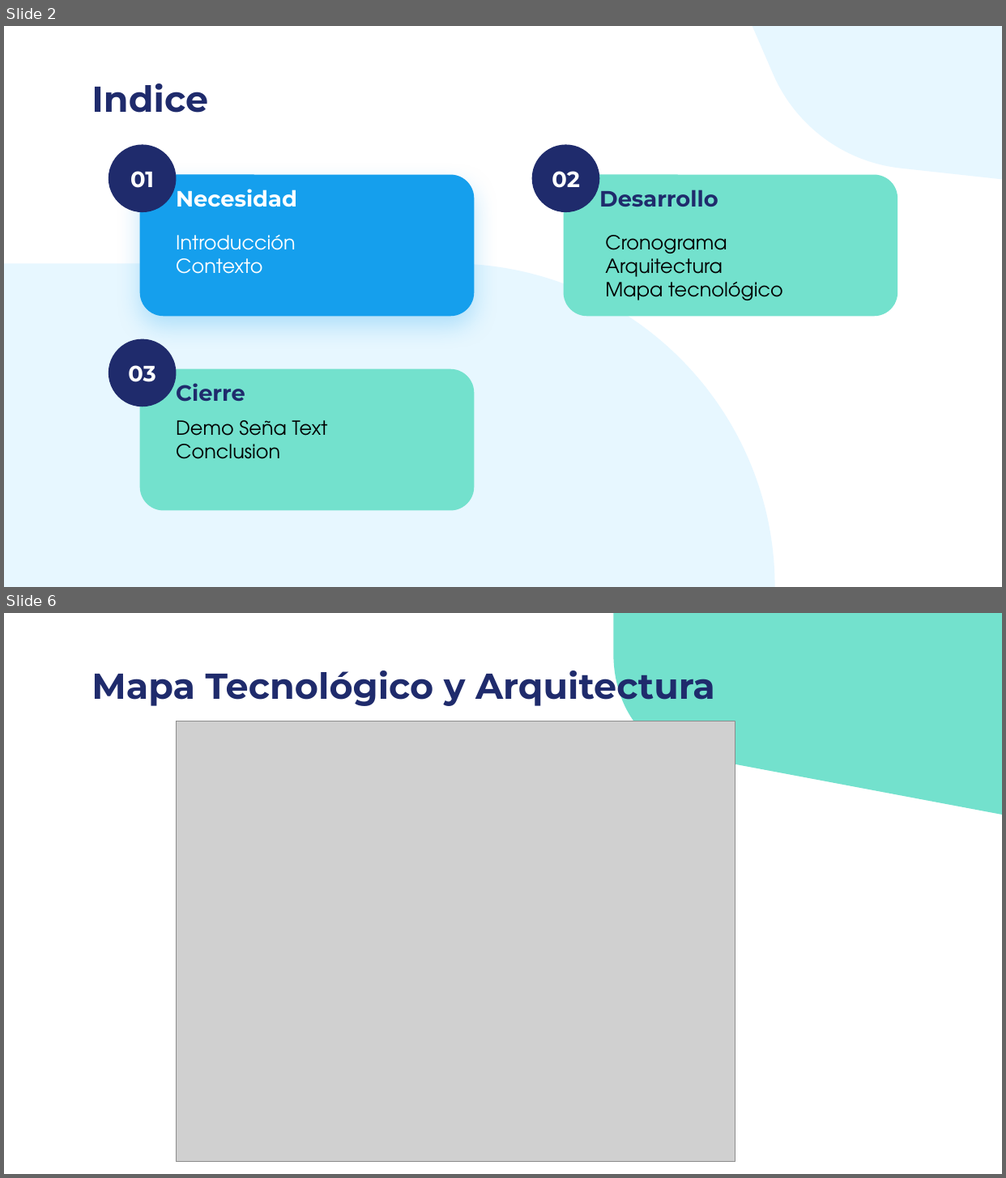
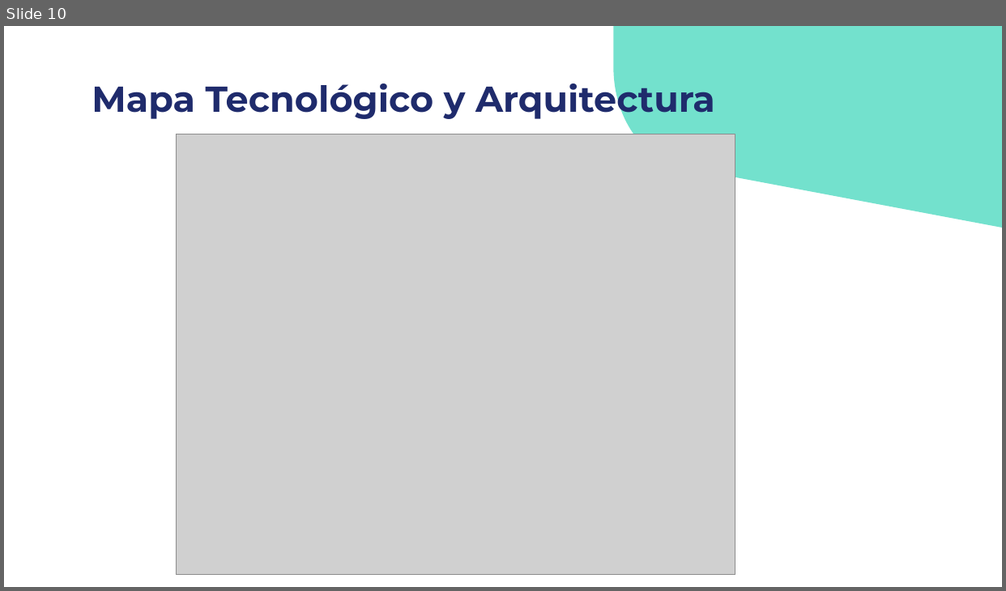
Before and after one commit to mtynnn/senatext, a slide deck: Fase 2/Evidencias Proyecto/Gestion_proyecto/Presentación Proyecto.pptx. Shown one above the other, each under a label of ours: slides 2 and 6 before the commit, slide 10 after it; the slides between them are not shown. The pictures are 1006x1178 and 1006x591 pixels, drawn with LibreOffice and Linux fonts; fonts in the diff are those of the drawing; grey boxes stand for pictures. Boxes give left, top, right and bottom in pixels: in the first picture for what was removed or moved away, otherwise in the second. Text is boxed around its words. In the diff, an @@ line names an element or a change of style, - is before the commit and + after.

```diff
--- a/Fase 2/Evidencias Proyecto/Gestion_proyecto/Presentación Proyecto.pptx
+++ b/Fase 2/Evidencias Proyecto/Gestion_proyecto/Presentación Proyecto.pptx
@@ slide 2 removed at (4, 26, 1002, 587), background #FFFFFF @@
@@ freeform shape removed at (752, 26, 1002, 180) @@
@@ title removed at (91, 84, 208, 113) @@
-Indice
@@ ellipse removed at (108, 145, 177, 212) @@
@@ ellipse removed at (532, 145, 600, 212) @@
@@ title removed at (130, 171, 154, 188) @@
-01
@@ title removed at (552, 171, 580, 188) @@
-02
@@ rounded rectangle removed at (140, 175, 474, 317) @@
@@ subtitle removed at (176, 189, 297, 207) @@
-Necesidad
@@ rounded rectangle removed at (564, 175, 898, 317) @@
@@ subtitle removed at (599, 190, 718, 207) @@
-Desarrollo
@@ subtitle removed at (176, 235, 296, 274) @@
-Introducción
-Contexto
@@ subtitle removed at (605, 235, 783, 301) @@
-Cronograma
-Arquitectura
-Mapa tecnológico
@@ freeform shape removed at (4, 263, 774, 587) @@
@@ ellipse removed at (108, 339, 177, 408) @@
@@ title removed at (128, 365, 155, 382) @@
-03
@@ rounded rectangle removed at (140, 369, 474, 511) @@
@@ subtitle removed at (176, 383, 245, 402) @@
-Cierre
@@ subtitle removed at (176, 420, 328, 459) @@
-Demo Seña Text
-Conclusion
@@ what was slide 6 is now slide 10 @@
```
Also in this commit, not shown: 3 slides changed, 10 slides added, 3 other slides removed.
